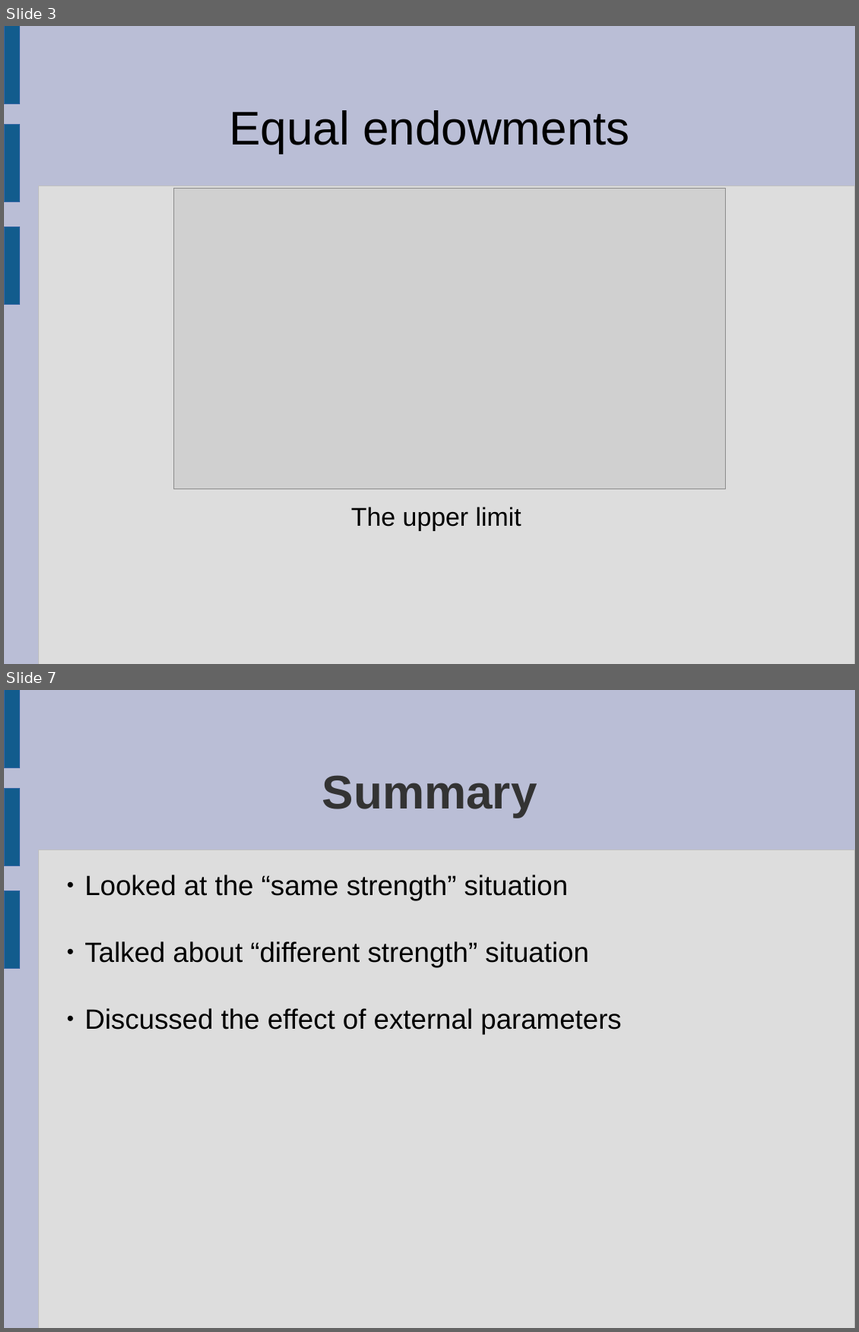
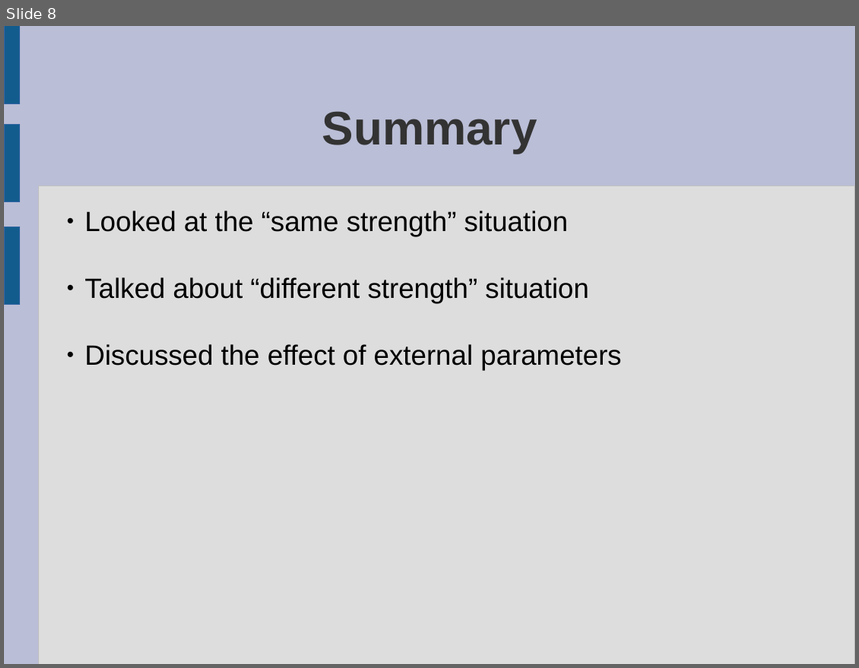
Before and after one commit to llmontoryxd/english, a slide deck: Presentation_8sem_1.odp. Shown one above the other, each under a label of ours: slides 3 and 7 before the commit, slide 8 after it; the slides between them are not shown. The pictures are 859x1332 and 859x668 pixels, drawn with LibreOffice and Linux fonts; fonts in the diff are those of the drawing; grey boxes stand for pictures. Boxes give left, top, right and bottom in pixels: in the first picture for what was removed or moved away, otherwise in the second. Text is boxed around its words. In the diff, an @@ line names an element or a change of style, - is before the commit and + after.

```diff
--- a/Presentation_8sem_1.odp
+++ b/Presentation_8sem_1.odp
@@ slide 3 removed at [4,26,855,664], background #BABED6; not listed: 4 template elements that a slide beside it also shows @@
@@ title removed at [229,110,630,154] @@
-Equal endowments
@@ picture removed at [174,188,725,490] @@
@@ text removed at [351,507,522,531] @@
-The upper limit
@@ what was slide 7 is now slide 8 @@
```
Also in this commit, not shown: 1 slide changed, 6 slides added, 4 other slides removed, 18 other files.
